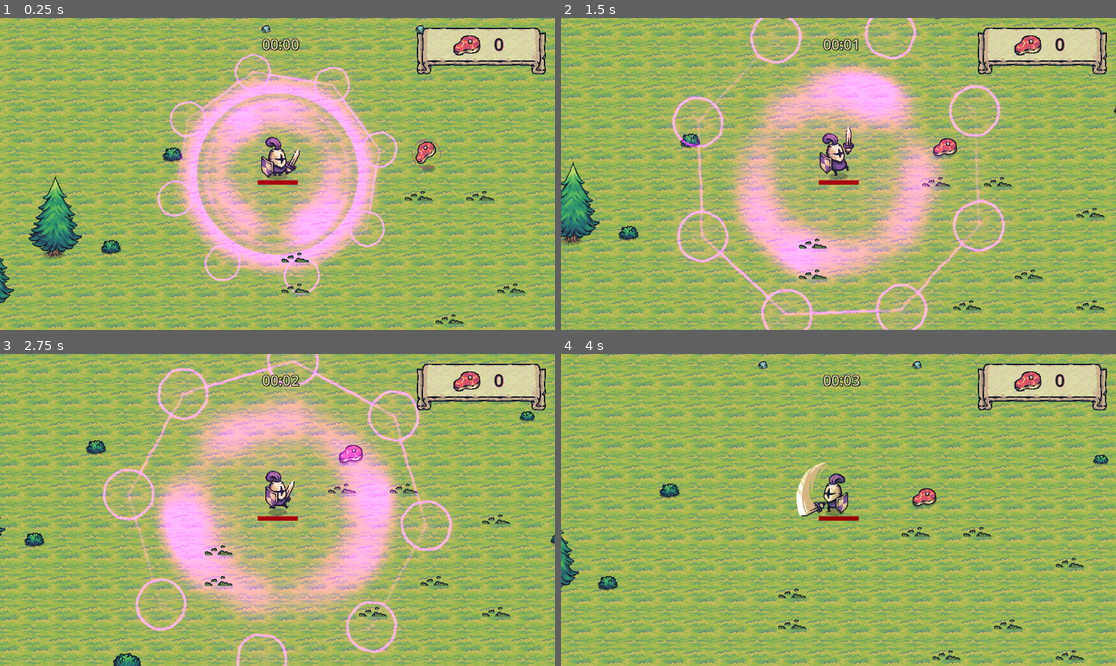
Above: before the commit, frames 1-4 (two rows, left to right).
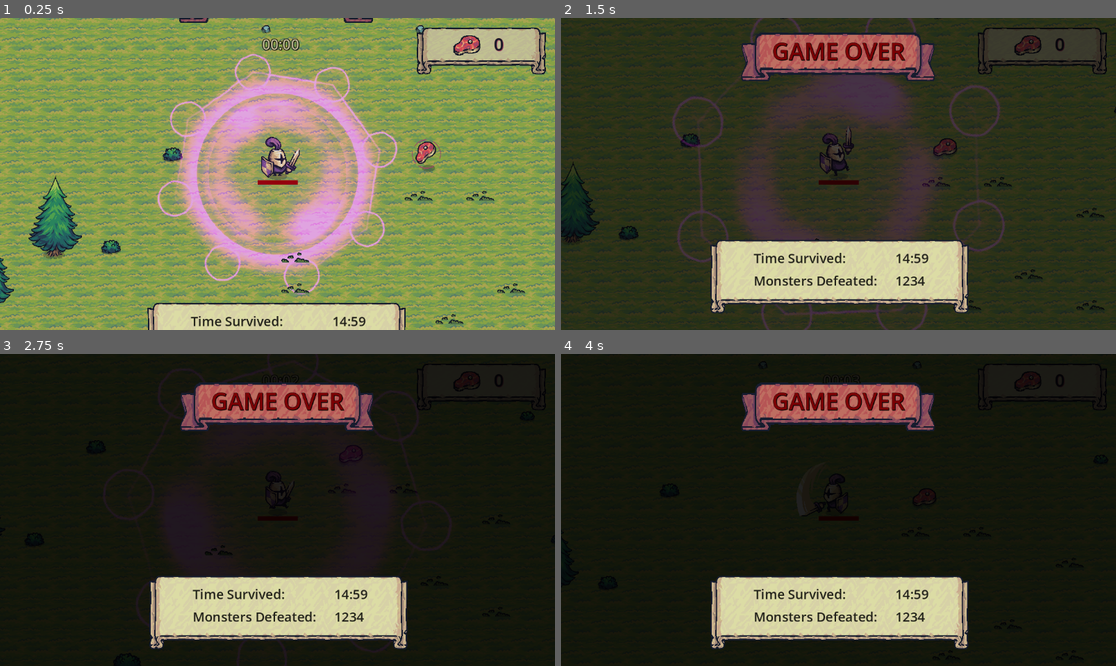
Above: after the commit, the same moments.

Repository: eugeniodomi/Bootcamp-Santander-DIO
Game: Godot game, scene res://main.tscn
The game is run twice, just before and just after one commit, with the same random seed, the same clock (stepped at 60 frames per second) and the same inputs. The project has no main scene, so this scene is started directly.
Inputs (mouse positions are in pixels of both pictures, inside the frame that each line leads up to):
- Up to frame 1 (0.25 s): no input
- Up to frame 2 (1.5 s): move the mouse to (960, 158) at 0.52 s; hold D (move_right) 0.53-1.28 s; click (960, 158) at 0.6 s; move the mouse to (727, 189) at 1.27 s; hold S (move_down) from 1.28 s (still down); click (727, 189) at 1.35 s
- Up to frame 3 (2.75 s): move the mouse to (333, 441) at 2.02 s; release S (move_down) at 2.03 s; hold D (move_right) from 2.03 s (still down); click (333, 441) at 2.1 s
- Up to frame 4 (4 s): move the mouse to (810, 572) at 2.77 s; release D (move_right) at 2.78 s; hold W (move_up) 2.78-3.53 s; click (810, 572) at 2.85 s; move the mouse to (1005, 556) at 3.52 s; hold A (move_left) from 3.53 s (still down); click (1005, 556) at 3.6 s

The runs differ from the first frame. In frame 1, 21% of the frame differs, in the area x 9-98%, y 0-100%; in frame 2, 100%; in frame 3, 100%; in frame 4, 100%, in the area x 0-100%, y 0-100%.

Commit message:
GameOver UI
Realizada a interface do gameover UI.

Diff:
--- /dev/null
+++ b/UI/game_over_ui.tscn
@@ -0,0 +1,227 @@
+[gd_scene load_steps=12 format=3 uid="uid://d16c7q5psyrxy"]
+
+[ext_resource type="Texture2D" uid="uid://np3feoxxm211" path="res://addons/Tiny Swords/UI/Ribbons/Ribbon_Red_3Slides.png" id="1_mmmdk"]
+[ext_resource type="Texture2D" uid="uid://b1ls1yhn3jvgc" path="res://addons/Tiny Swords/UI/Banners/Banner_Horizontal.png" id="2_c04j3"]
+
+[sub_resource type="StyleBoxTexture" id="StyleBoxTexture_0amu2"]
+texture = ExtResource("1_mmmdk")
+texture_margin_left = 64.0
+texture_margin_right = 64.0
+axis_stretch_horizontal = 2
+
+[sub_resource type="SystemFont" id="SystemFont_clqyc"]
+font_names = PackedStringArray("Segoe UI")
+font_weight = 675
+font_stretch = 175
+
+[sub_resource type="LabelSettings" id="LabelSettings_rinxu"]
+font = SubResource("SystemFont_clqyc")
+font_size = 48
+font_color = Color(0.482353, 0, 0.0156863, 1)
+outline_size = 2
+outline_color = Color(0.054902, 0.054902, 0.054902, 1)
+shadow_size = 2
+shadow_color = Color(0.00139673, 0.00139673, 0.00139673, 1)
+
+[sub_resource type="StyleBoxTexture" id="StyleBoxTexture_s1ca7"]
+texture = ExtResource("2_c04j3")
+texture_margin_left = 32.0
+texture_margin_top = 16.0
+texture_margin_right = 32.0
+texture_margin_bottom = 48.0
+axis_stretch_horizontal = 2
+axis_stretch_vertical = 2
+region_rect = Rect2(32, 48, 128, 128)
+
+[sub_resource type="SystemFont" id="SystemFont_i0ayn"]
+font_names = PackedStringArray("Tahoma")
+font_weight = 999
+
+[sub_resource type="LabelSettings" id="LabelSettings_6ad2r"]
+font = SubResource("SystemFont_i0ayn")
+font_size = 27
+font_color = Color(0, 0, 0, 0.843137)
+
+[sub_resource type="Animation" id="Animation_ogpsp"]
+resource_name = "default"
+length = 2.0
+tracks/0/type = "value"
+tracks/0/imported = false
+tracks/0/enabled = true
+tracks/0/path = NodePath("Background:color")
+tracks/0/interp = 1
+tracks/0/loop_wrap = true
+tracks/0/keys = {
+"times": PackedFloat32Array(0, 1.8),
+"transitions": PackedFloat32Array(1, 0.406126),
+"update": 0,
+"values": [Color(0, 0, 0, 0), Color(0, 0, 0, 0.87451)]
+}
+tracks/1/type = "value"
+tracks/1/imported = false
+tracks/1/enabled = true
+tracks/1/path = NodePath("TopPanel:position")
+tracks/1/interp = 1
+tracks/1/loop_wrap = true
+tracks/1/keys = {
+"times": PackedFloat32Array(0, 1.8),
+"transitions": PackedFloat32Array(1, 1),
+"update": 0,
+"values": [Vector2(369, -115), Vector2(371, 59)]
+}
+tracks/2/type = "value"
+tracks/2/imported = false
+tracks/2/enabled = true
+tracks/2/path = NodePath("BottomPanel:position")
+tracks/2/interp = 1
+tracks/2/loop_wrap = true
+tracks/2/keys = {
+"times": PackedFloat32Array(0, 1.4),
+"transitions": PackedFloat32Array(0.420448, 3.36359),
+"update": 0,
+"values": [Vector2(302, 670), Vector2(309, 461)]
+}
+
+[sub_resource type="Animation" id="Animation_fbxnj"]
+length = 0.001
+tracks/0/type = "value"
+tracks/0/imported = false
+tracks/0/enabled = true
+tracks/0/path = NodePath("Background:color")
+tracks/0/interp = 1
+tracks/0/loop_wrap = true
+tracks/0/keys = {
+"times": PackedFloat32Array(0),
+"transitions": PackedFloat32Array(1),
+"update": 0,
+"values": [Color(0, 0, 0, 0.686275)]
+}
+tracks/1/type = "value"
+tracks/1/imported = false
+tracks/1/enabled = true
+tracks/1/path = NodePath("TopPanel:position")
+tracks/1/interp = 1
+tracks/1/loop_wrap = true
+tracks/1/keys = {
+"times": PackedFloat32Array(0),
+"transitions": PackedFloat32Array(1),
+"update": 0,
+"values": [Vector2(374, 28)]
+}
+tracks/2/type = "value"
+tracks/2/imported = false
+tracks/2/enabled = true
+tracks/2/path = NodePath("BottomPanel:position")
+tracks/2/interp = 1
+tracks/2/loop_wrap = true
+tracks/2/keys = {
+"times": PackedFloat32Array(0),
+"transitions": PackedFloat32Array(1),
+"update": 0,
+"values": [Vector2(309, 461)]
+}
+
+[sub_resource type="AnimationLibrary" id="AnimationLibrary_wthgt"]
+_data = {
+"RESET": SubResource("Animation_fbxnj"),
+"default": SubResource("Animation_ogpsp")
+}
+
+[node name="GameOverUI" type="CanvasLayer"]
+
+[node name="Background" type="ColorRect" parent="."]
+anchors_preset = 15
+anchor_right = 1.0
+anchor_bottom = 1.0
+grow_horizontal = 2
+grow_vertical = 2
+color = Color(0, 0, 0, 0.87451)
+
+[node name="TopPanel" type="Panel" parent="."]
+anchors_preset = 5
+anchor_left = 0.5
+anchor_right = 0.5
+offset_left = -205.0
+offset_top = 59.0
+offset_right = 203.006
+offset_bottom = 165.0
+grow_horizontal = 2
+theme_override_styles/panel = SubResource("StyleBoxTexture_0amu2")
+
+[node name="GameOver Label" type="Label" parent="TopPanel"]
+layout_mode = 1
+anchors_preset = 8
+anchor_left = 0.5
+anchor_top = 0.5
+anchor_right = 0.5
+anchor_bottom = 0.5
+offset_left = -46.0
+offset_top = -26.0
+offset_right = 46.0
+offset_bottom = -3.0
+grow_horizontal = 2
+grow_vertical = 2
+text = "GAME OVER"
+label_settings = SubResource("LabelSettings_rinxu")
+
+[node name="BottomPanel" type="Panel" parent="."]
+anchors_preset = 7
+anchor_left = 0.5
+anchor_top = 1.0
+anchor_right = 0.5
+anchor_bottom = 1.0
+offset_left = -267.0
+offset_top = -187.0
+offset_right = 271.0
+offset_bottom = -29.0002
+grow_horizontal = 2
+grow_vertical = 0
+theme_override_styles/panel = SubResource("StyleBoxTexture_s1ca7")
+
+[node name="CenterContainer" type="CenterContainer" parent="BottomPanel"]
+layout_mode = 1
+anchors_preset = 8
+anchor_left = 0.5
+anchor_top = 0.5
+anchor_right = 0.5
+anchor_bottom = 0.5
+offset_left = -153.0
+offset_top = -50.0
+offset_right = 160.0
+offset_bottom = 14.0
+grow_horizontal = 2
+grow_vertical = 2
+
+[node name="GridContainer" type="GridContainer" parent="BottomPanel/CenterContainer"]
+layout_mode = 2
+theme_override_constants/h_separation = 30
+theme_override_constants/v_separation = 10
+columns = 2
+
+[node name="Label" type="Label" parent="BottomPanel/CenterContainer/GridContainer"]
+layout_mode = 2
+text = "Time Survived:"
+label_settings = SubResource("LabelSettings_6ad2r")
+
+[node name="TimeLabel" type="Label" parent="BottomPanel/CenterContainer/GridContainer"]
+unique_name_in_owner = true
+layout_mode = 2
+text = "14:59"
+label_settings = SubResource("LabelSettings_6ad2r")
+
+[node name="Label2" type="Label" parent="BottomPanel/CenterContainer/GridContainer"]
+layout_mode = 2
+text = "Monsters Defeated: "
+label_settings = SubResource("LabelSettings_6ad2r")
+
+[node name="MonstersLabel" type="Label" parent="BottomPanel/CenterContainer/GridContainer"]
+unique_name_in_owner = true
+layout_mode = 2
+text = "1234"
+label_settings = SubResource("LabelSettings_6ad2r")
+
+[node name="AnimationPlayer" type="AnimationPlayer" parent="."]
+libraries = {
+"": SubResource("AnimationLibrary_wthgt")
+}
+autoplay = "default"
--- a/main.tscn
+++ b/main.tscn
@@ -19,6 +19,7 @@
 [ext_resource type="Texture2D" uid="uid://bpt8hudlh0doq" path="res://addons/Tiny Swords/Deco/08.png" id="16_ok7ep"]
 [ext_resource type="Script" path="res://systems/difficulty_system.gd" id="16_oxij1"]
 [ext_resource type="PackedScene" uid="uid://ct834sle3hvb0" path="res://misc/tree.tscn" id="18_jka28"]
+[ext_resource type="PackedScene" uid="uid://d16c7q5psyrxy" path="res://UI/game_over_ui.tscn" id="20_ceoda"]
 
 [sub_resource type="TileSetAtlasSource" id="TileSetAtlasSource_gdgi6"]
 texture = ExtResource("5_n2n1u")
@@ -365,3 +366,5 @@
 position = Vector2(106, 496)
 
 [node name="GameUI" parent="." instance=ExtResource("3_a6cr6")]
+
+[node name="GameOverUI" parent="." instance=ExtResource("20_ceoda")]
Not shown: 1 places in main.tscn that only renumber resources
